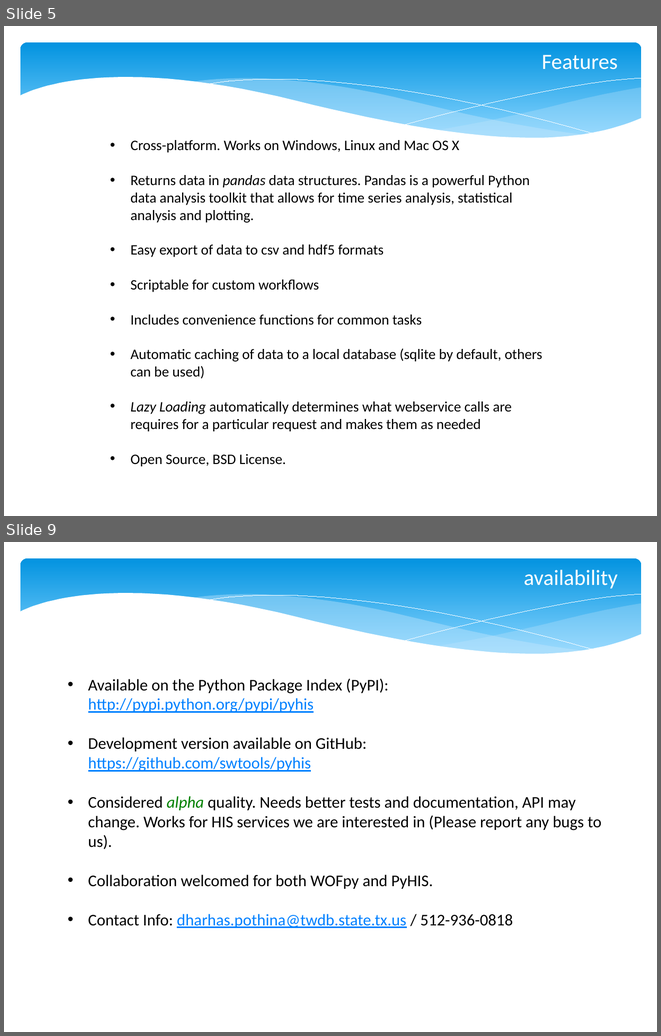
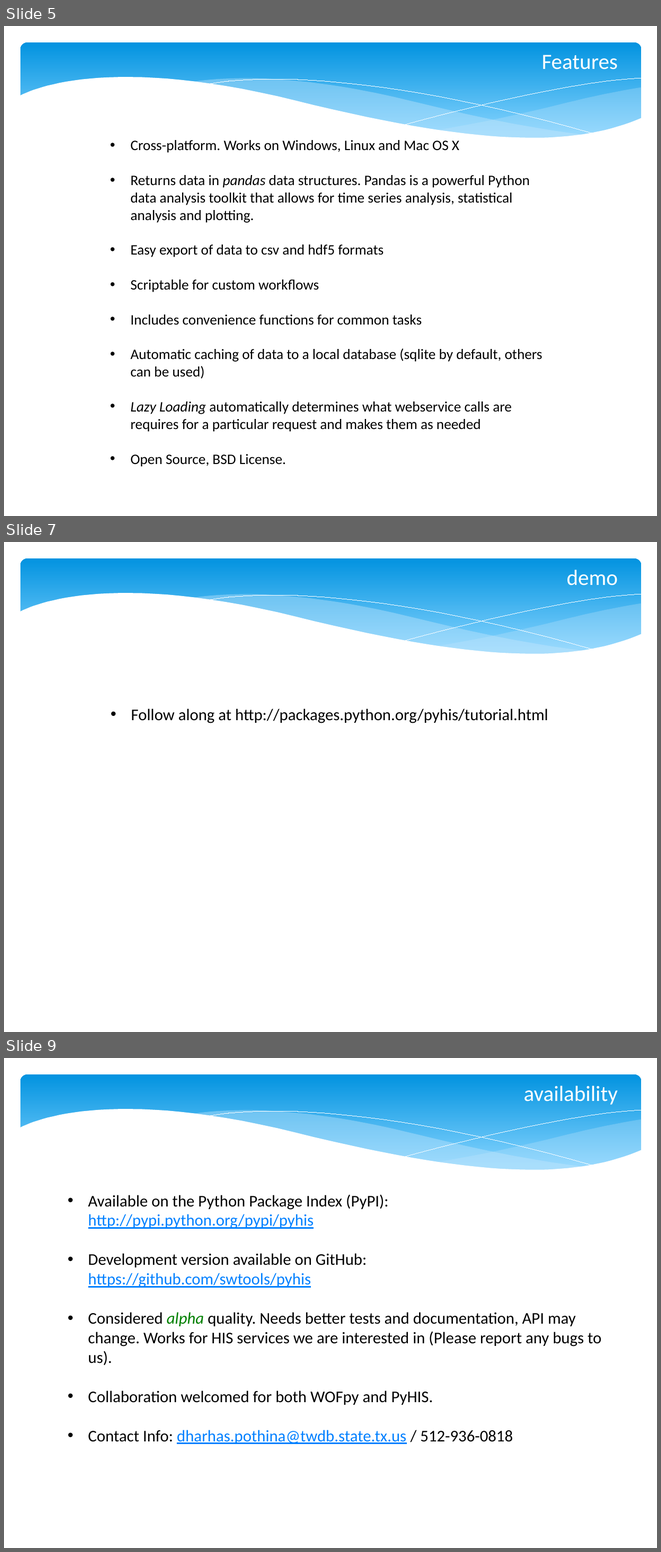
Before and after one commit to ulmo-dev/ulmo, a slide deck: docs/tutorial/tutorial_intro.pptx. Shown one above the other, each under a label of ours: slides 5 and 9 before the commit, slides 5, 7 and 9 after it; the slides between them are not shown. The pictures are 661x1036 and 661x1552 pixels, drawn with LibreOffice and Linux fonts; fonts in the diff are those of the drawing; background and template pictures are left out. Boxes give left, top, right and bottom in pixels: in the first picture for what was removed or moved away, otherwise in the second. Text is boxed around its words. In the diff, an @@ line names an element or a change of style, - is before the commit and + after.

```diff
--- a/docs/tutorial/tutorial_intro.pptx
+++ b/docs/tutorial/tutorial_intro.pptx
@@ slide 7 added at (4, 542, 657, 1032), background #FFFFFF; not listed: 6 template elements that a slide beside it also shows @@
@@ title added at (567, 570, 618, 585), 24 pt, text #FFFFFF @@
+demo
@@ text added at (131, 708, 548, 723), 18 pt, text #000000 @@
+• Follow along at http://packages.python.org/pyhis/tutorial.html
```
Also in this commit, not shown: 3 slides changed, 1 slide removed.
